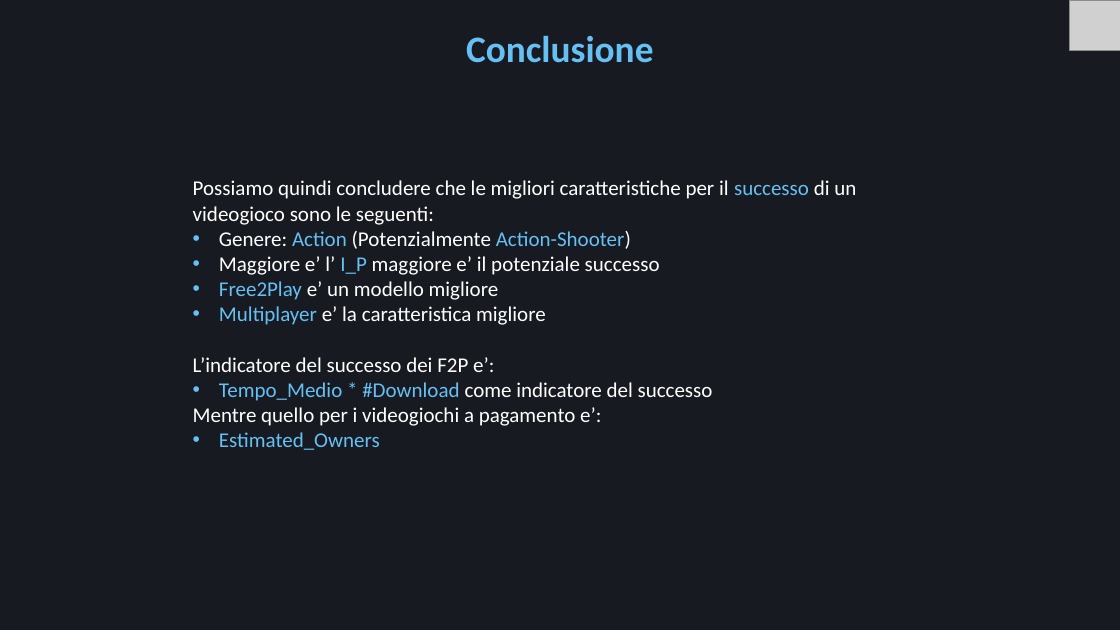
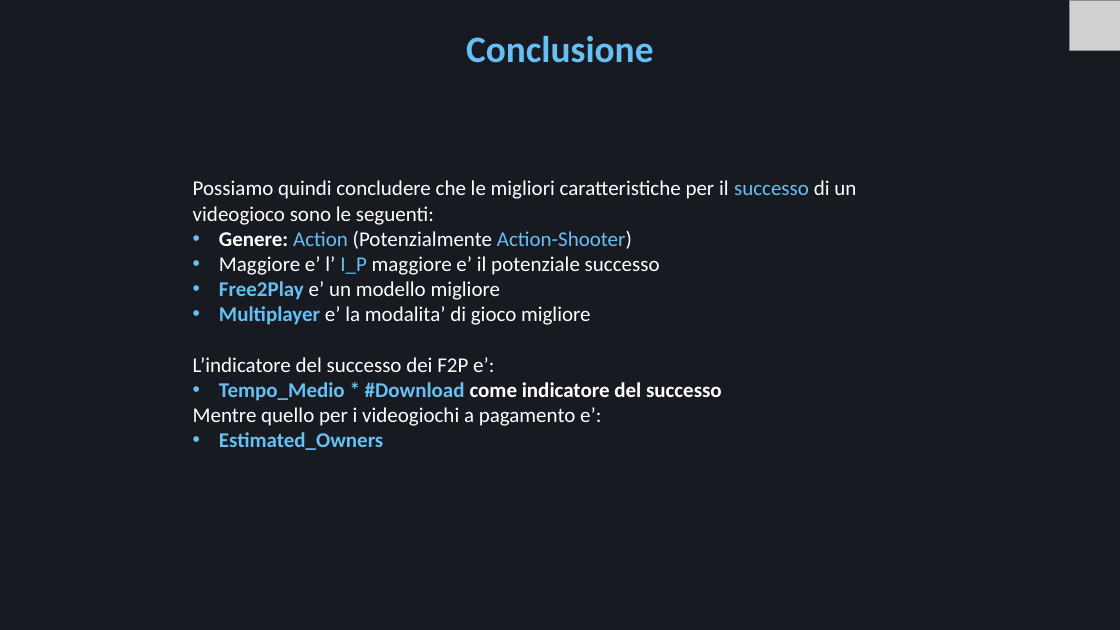
Before and after one commit to Mora11231/VisualizzazioneScientifica, a slide deck: slide 27 of Steam.pptx. Drawn at 1120x630 pixels with LibreOffice and Linux fonts; fonts in the diff are those of the drawing; grey boxes stand for pictures. Boxes give left, top, right and bottom in pixels: in the first picture for what was removed or moved away, otherwise in the second. Text is boxed around its words. In the diff, an @@ line names an element or a change of style, - is before the commit and + after.

```diff
--- a/Steam.pptx
+++ b/Steam.pptx
@@ text at <box>219,231,722,450</box>: bold on in "Genere:", "Free2Play", "Tempo_Medio * #Download come indicatore del successo", "Estimated_Owners" @@
@@ text at <box>219,306,591,325</box>: text changed @@
-• Multiplayer e’ la caratteristica migliore
+• Multiplayer e’ la modalita’ di gioco migliore
```
Also in this commit, not shown: 16 other slides changed, 8 other files.
